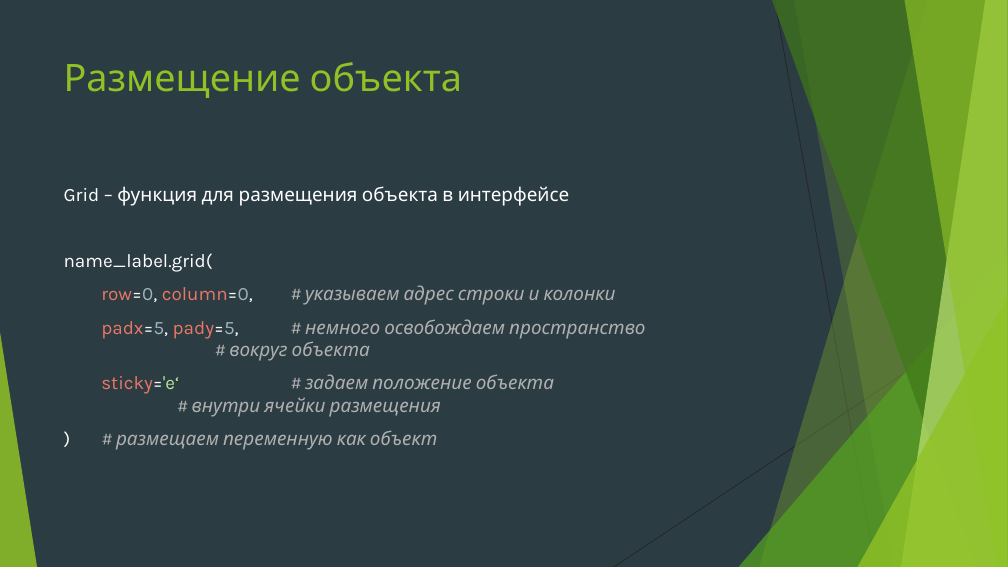
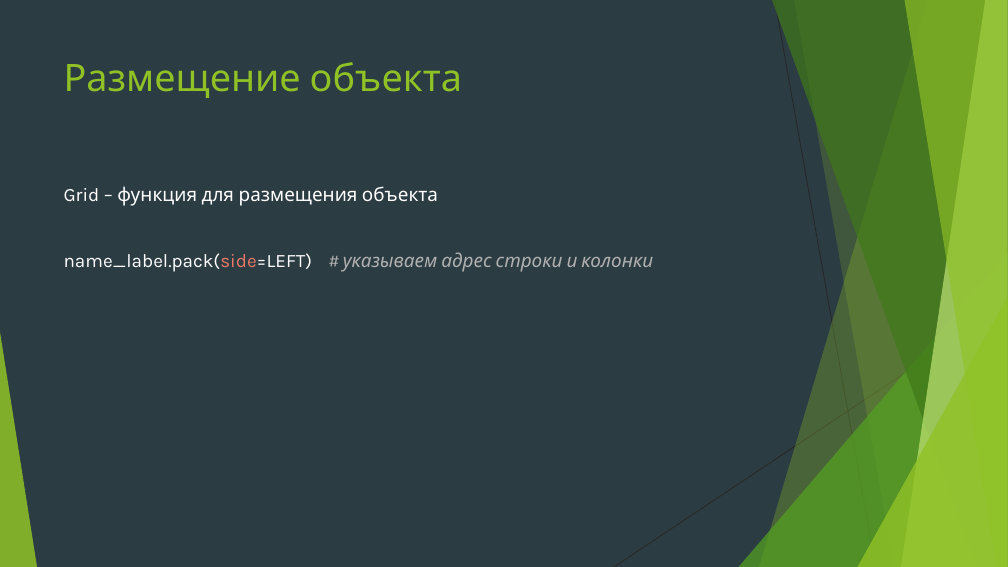
Before and after one commit to Yegor9151/for_corund, a slide deck: slide 26 of course_project_for_korund/ver 1.1/уроки/МК по Python.pptx (slide 43 before the commit). Drawn at 1008x567 pixels with LibreOffice and Linux fonts; fonts in the diff are those of the drawing. Boxes give left, top, right and bottom in pixels: in the first picture for what was removed or moved away, otherwise in the second. Text is boxed around its words. In the diff, an @@ line names an element or a change of style, - is before the commit and + after.

```diff
--- a/course_project_for_korund/ver 1.1/уроки/МК по Python.pptx
+++ b/course_project_for_korund/ver 1.1/уроки/МК по Python.pptx
@@ text at (64,186,653,272): text changed; text colour #B0B0B0 to #FFFFFF; italic off @@
-Grid – функция для размещения объекта в интерфейсе
-name_label.grid(
-row=0, column=0, # указываем адрес строки и колонки
-padx=5, pady=5, # немного освобождаем пространство # вокруг объекта
-sticky='e‘ # задаем положение объекта # внутри ячейки размещения
-) # размещаем переменную как объект
+Grid – функция для размещения объекта
+name_label.pack(side=LEFT) # указываем адрес строки и колонки
```
Also in this commit, not shown: 18 other slides changed, 4 slides added, 20 slides removed.
